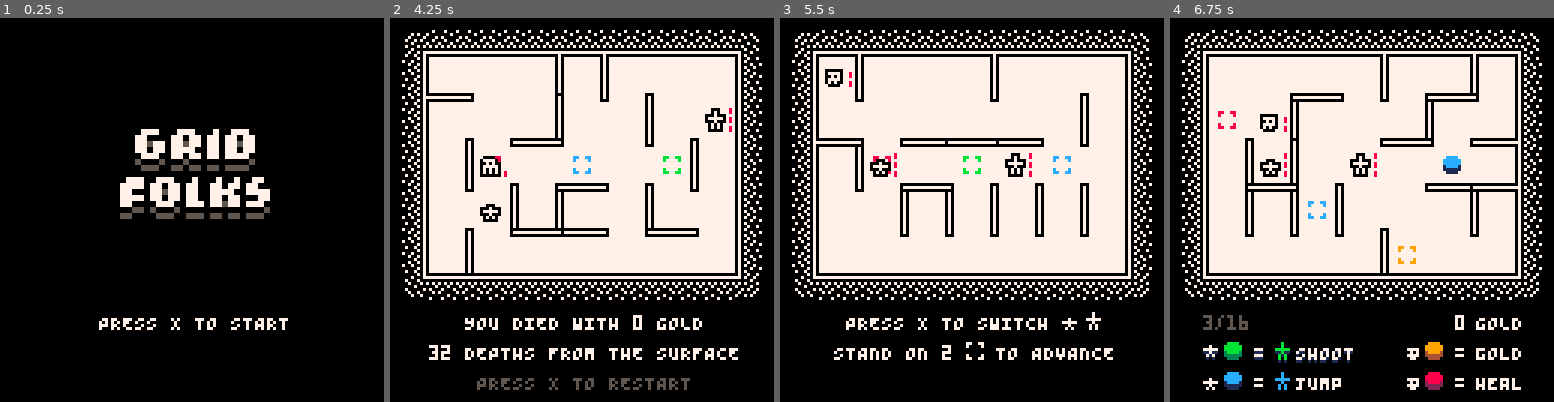
Above: before the commit, frames 1-4 (left to right).
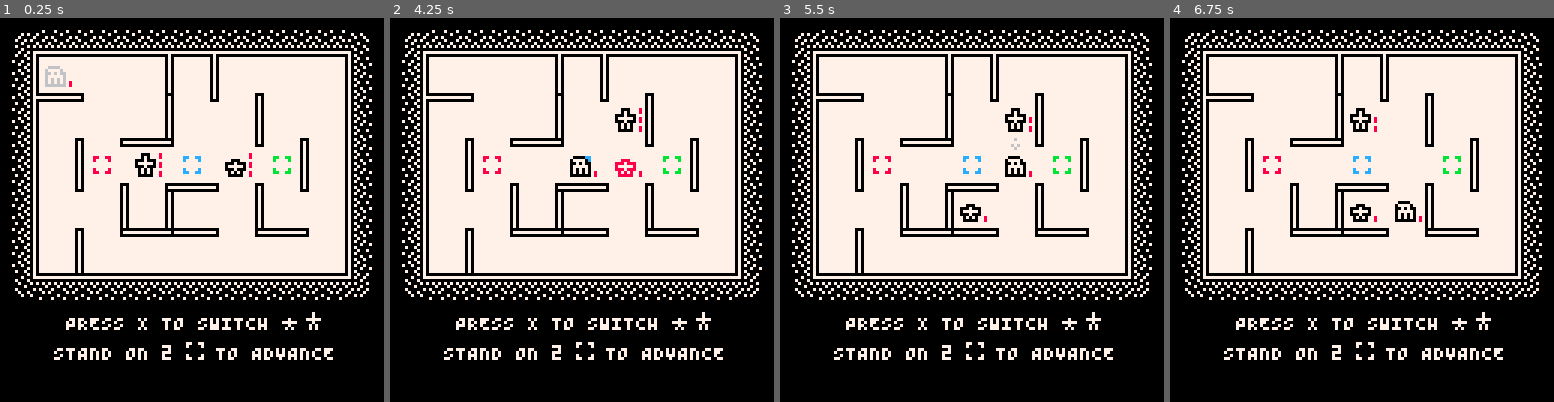
Above: after the commit, the same moments.

Repository: taylordolan/grid-folks
Game: PICO-8 cartridge grid_folks.p8
Two runs of this game, one before a commit and one after it. Both use one fixed random seed, a clock stepped at 60 frames per second and the inputs below.
Inputs:
- Up to frame 1 (0.25 s): no input
- Up to frame 2 (4.25 s): tap O (Z key) at 0.33, 0.7, 1.43, 2.22, 3.1, 3.98 s; tap X (X key) at 1.07, 2.07, 2.4, 2.73, 3.07, 3.4, 3.73, 4.07 s; hold Left 1.97-2.37 s; hold Down 2.42-2.82 s; hold Right 2.87-3.53 s; hold Up 3.58-4.08 s; hold Right from 4.13 s (still down)
- Up to frame 3 (5.5 s): tap X (X key) every 0.33 s from 4.4 to 5.4 s; release Right at 4.53 s; hold Down 4.58-5.08 s; tap O (Z key) at 4.87 s; hold Left from 5.13 s (still down)
- Up to frame 4 (6.75 s): tap X (X key) every 0.33 s from 5.73 to 6.73 s; tap O (Z key) at 5.75, 6.63 s; release Left at 5.8 s; hold Up 5.85-6.18 s; hold Left 6.23-6.63 s; hold Down from 6.68 s (still down)

The runs differ from the first frame. In frame 1, 47% of the frame differs, in the area x 3-97%, y 3-90%; in frame 2, 4.4%; in frame 3, 4.1%; in frame 4, 9.4%.

Commit message:
testing new enemy dash behavior

Diff:
--- a/grid_folks.p8
+++ b/grid_folks.p8
@@ -12,9 +12,9 @@
 -- [ ] dash enemies should go for the nearest enemy
 -- [ ] enemies that take turns when you switch characters?
 -- [ ] enemies that create smaller enemies when they die?
--- [ ] jump doesn't attack
+-- [x] jump doesn't attack
 -- [ ] balance enemy spawn rate
--- [ ] make it doesn't crash if it tries to deploy an enemy and the only available space is next to a hero
+-- [ ] make sure it doesn't crash if it tries to deploy an enemy and the only available space is next to a hero
 -- [ ] slow down all the animations and transitions
 -- [ ] heroes and enemies should get knocked back a couple pixels when they get hit
 -- [ ] the slime monster should run away from you instead of toward you
@@ -106,7 +106,7 @@
 	turn_score_gain = 0
 	turn_health_gain = 0
   depth = 32
-  mode = "title"
+  mode = "game"
 
 	-- lists of `things`
 	heroes = {}
@@ -236,6 +236,7 @@
 		if input_queue[1] == 5 then
 			for next in all(heroes) do
 				next.active = not next.active
+        -- player_turn = false
 			end
 			update_targets()
 			sfx(sounds.switch_heroes, 3)
@@ -1019,6 +1020,44 @@
   local new_enemy_dash = new_enemy()
   new_enemy_dash.sprite_seq = {143}
   new_enemy_dash.health = 1
+
+  new_enemy_dash.move = function(self)
+    local closer_tiles_dist = 1000
+    local closer_tiles = {}
+    local a_tile = {hero_a.x,hero_a.y}
+    local b_tile = {hero_b.x,hero_b.y}
+
+    for dir in all(orthogonal_directions) do
+      local now_tile = {self.x,self.y}
+      local next_tile = {now_tile[1] + dir[1], now_tile[2] + dir[2]}
+      while
+        location_exists(next_tile) and
+        not is_wall_between(now_tile, next_tile) and
+        not find_type_in_tile("enemy",next_tile)
+      do
+        local dist_a = distance(next_tile, a_tile)
+        local dist_b = distance(next_tile, b_tile)
+        for dist in all({dist_a,dist_b}) do
+          if dist < closer_tiles_dist then
+            closer_tiles_dist = dist
+            closer_tiles = {next_tile}
+          elseif dist == closer_tiles_dist then
+            add(closer_tiles, next_tile)
+          end
+        end
+        now_tile = next_tile
+        next_tile = {now_tile[1] + dir[1], now_tile[2] + dir[2]}
+      end
+    end
+
+    if #closer_tiles > 0 then
+      shuffle(closer_tiles)
+      printh(closer_tiles[1][1])
+      printh(closer_tiles[1][2])
+      set_tile(self, closer_tiles[1])
+      transition_to(self, {tile_to_screen(closer_tiles[1])}, 4, 0)
+    end
+  end
 
   new_enemy_dash.update = function(self)
 
@@ -1154,7 +1193,7 @@
     new_enemy_dash,
   }
   if #enemies_bag == 0 then
-		enemies_bag = {1,4,6}
+		enemies_bag = {6}
 		shuffle(enemies_bag)
 	end
   local new_enemy = enemy_types[enemies_bag[1]]()
@@ -1631,6 +1670,7 @@
 	return false
 end
 
+-- takes two tiles
 function distance(start, goal)
 	local frontier = {goal}
 	local next_frontier = {}
@@ -2024,14 +2064,14 @@
 077770ff077777070777707707777077077770770077700f0007770f0077770f0000000000000000007777000000000007777707077770770070700707070707
 007700ff00770007007700770707007707070077f07770ffff07070ff070700f0000000000000000f007070f0000000000777007007700770777770707070707
 f0000fff70000777700007777000077700000777f00000ffff00000ff00000ff0000000000000000ff00000f0000000070000077700007770000000700000007
-77777777ffffffff007700777777777777000077000000007777777700000077ff0000ffffffffffffffffffffffffff7777777770070777ffffffff77777777
-7777777700ff00ff070070077777777700070077000000007000000707777777f077770f0000000f0000000ff000000f0000077770707077ffffffff77000077
-07000707070070ff077077070000007707077077000000007077770707007077f077770f0777770f0777770f007777000700707700707077ffffffff70777707
-07777707077770ff707007070777707707007077000000000070070007707777070707700707070f7070700f070707700777707707777077f0000fff00070707
-00707007007070ff707777070070707707777077000000000777777000700077077777700707070f0777770f007777000070707700707077077770ff07777707
-07777707077770ff700707070777707700707077000000000077770007777777f070070f0777770f0777770ff077770f0777707707777077007070ff07070707
-07070707007700ff707777070707007707777077000000007070070770777077ff0ff0ff0070700f0070700ff007070f0077007700770077077770ff07070707
-00000007f0000fff700000077000077700000077000000007000000777000777fffffffff00000fff00000ffff00000f7000077770000777000000ff00000007
+77777777ffffffff007700777777777777000077000000007777777700000077ff0000ffffffffffffffffffffffffff77777777ffffffffffffffff77777777
+7777777700ff00ff070070077777777700070077000000007000000707777777f077770f0000000f0000000ff000000f00000777000000ffffffffff77000077
+07000707070070ff077077070000007707077077000000007077770707007077f077770f0777770f0777770f0077770007007077077770ffffffffff70777707
+07777707077770ff707007070777707707007077000000000070070007707777070707700707070f7070700f0707077007777077007070fff0000fff00070707
+00707007007070ff707777070070707707777077000000000777777000700077077777700707070f0777770f00777700007070770777700f077770ff07777707
+07777707077770ff700707070777707700707077000000000077770007777777f070070f0777770f0777770ff077770f077770770077770f007070ff07070707
+07070707007700ff707777070707007707777077000000007070070770777077ff0ff0ff0070700f0070700ff007070f00770077f070700f077770ff07070707
+00000007f0000fff700000077000077700000077000000007000000777000777fffffffff00000fff00000ffff00000f70000777f00000ff000000ff00000007
 77777777000f000f70070077777777777777777777777777ffffffff0000000f000000ffffffffff000000000077007777777777777777777777777777777777
 700000770700070f07007007000000070000007777000077f0000fff0777770f0777700fffffffff000000000700707777777777000700070000000777777777
 707070770777770f07707707077077070770770770770707007700ff0070770f0070770ff0000fff000000000777707700000077070007070707070700000077
